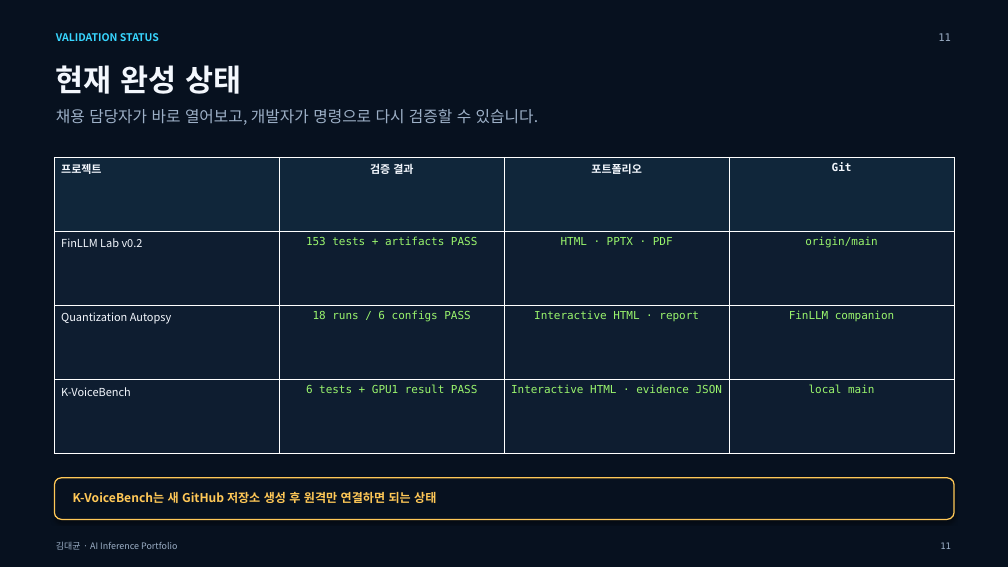
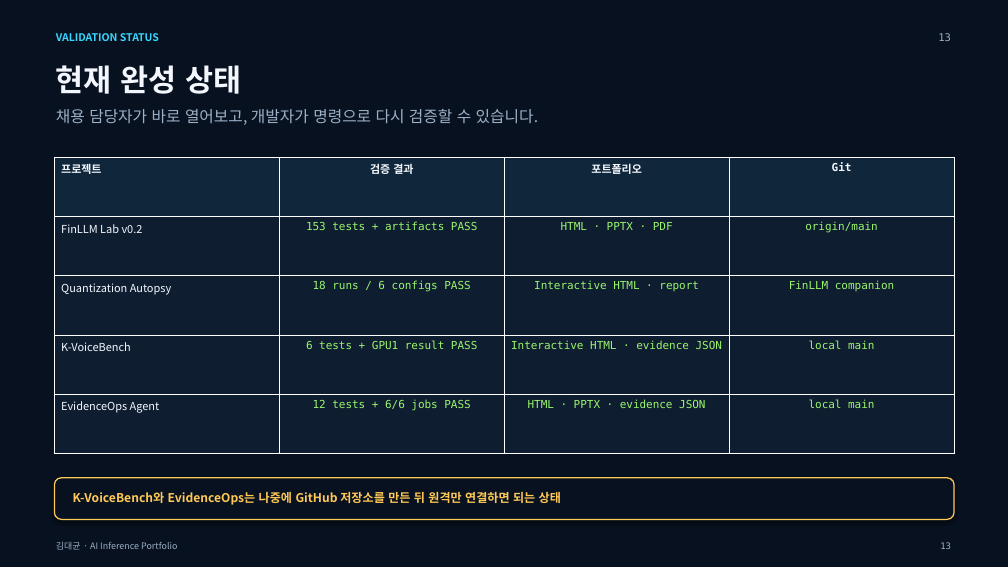
Before and after one commit to kkkimdaegyun/finllm-lab, a slide deck: slide 13 of artifacts/AI-Inference-Developer-Portfolio.pptx (slide 11 before the commit). Drawn at 1008x567 pixels with LibreOffice and Linux fonts; fonts in the diff are those of the drawing. Boxes give left, top, right and bottom in pixels: in the first picture for what was removed or moved away, otherwise in the second. Text is boxed around its words. In the diff, an @@ line names an element or a change of style, - is before the commit and + after.

Commit message:
docs: add EvidenceOps to integrated portfolio

```diff
--- a/artifacts/AI-Inference-Developer-Portfolio.pptx
+++ b/artifacts/AI-Inference-Developer-Portfolio.pptx
@@ text at (938,33,951,41): text changed @@
-11
+13
@@ table at (54,157,956,454) @@
+row 5: EvidenceOps Agent | 12 tests + 6/6 jobs PASS | HTML · PPTX · evidence JSON | local main
@@ text at (73,492,561,505): text changed @@
-K-VoiceBench는 새 GitHub 저장소 생성 후 원격만 연결하면 되는 상태
+K-VoiceBench와 EvidenceOps는 나중에 GitHub 저장소를 만든 뒤 원격만 연결하면 되는 상태
```
Also in this commit, not shown: 5 other slides changed, 2 slides added, 4 other files.
